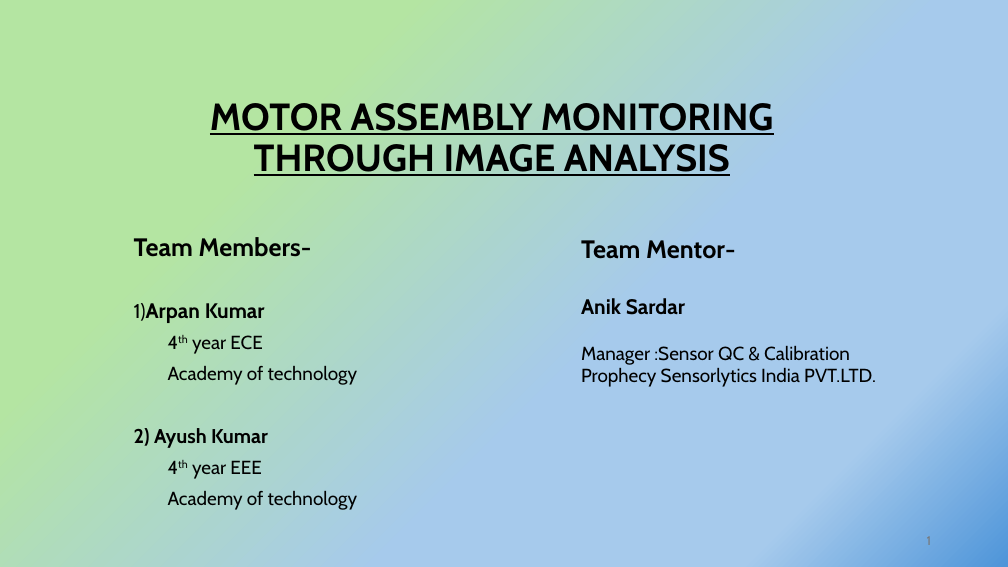
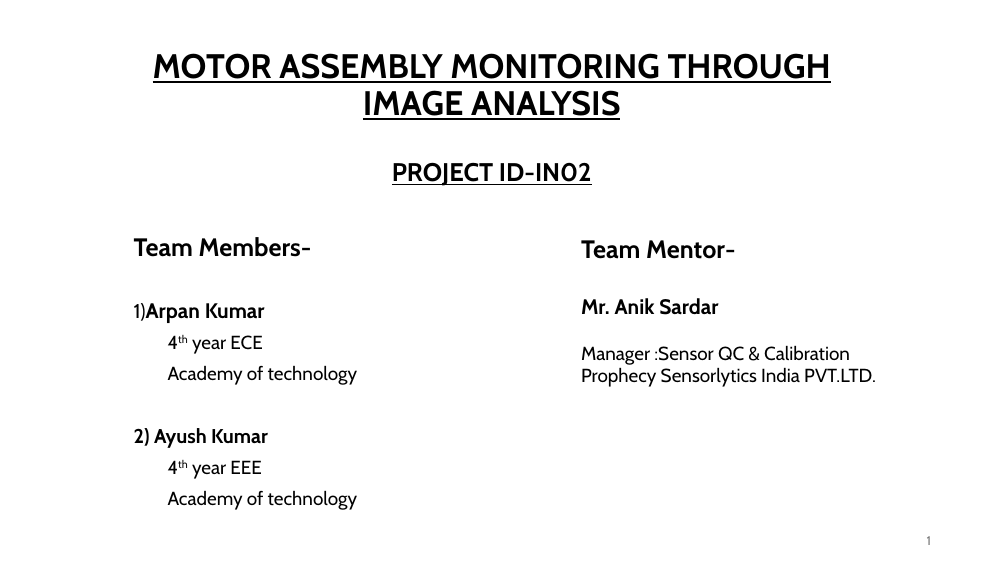
Before and after one commit to arpankumar2520/IDEAS_TIH_Project, a slide deck: slide 1 of MOTOR ASSEMBLY MONITORING THROUGH IMAGE ANALYSIS.pptx. Drawn at 1008x567 pixels with LibreOffice and Linux fonts; fonts in the diff are those of the drawing; background and template pictures are left out. Boxes give left, top, right and bottom in pixels: in the first picture for what was removed or moved away, otherwise in the second. Text is boxed around its words. In the diff, an @@ line names an element or a change of style, - is before the commit and + after.

```diff
--- a/MOTOR ASSEMBLY MONITORING THROUGH IMAGE ANALYSIS.pptx
+++ b/MOTOR ASSEMBLY MONITORING THROUGH IMAGE ANALYSIS.pptx
@@ background gradient #B4E5A2 to #A6CAEC to #4E95D9 to picture (left out) @@
@@ title at [153,53,831,186]: text changed; size 36 to 32.4 pt @@
-MOTOR ASSEMBLY MONITORING THROUGH IMAGE ANALYSIS
+MOTOR ASSEMBLY MONITORING THROUGH IMAGE ANALYSIS
+PROJECT ID-IN02
@@ text at [581,240,735,315]: text changed; size 24 to 20 pt @@
-Team Mentor- Anik Sardar
+Team Mentor- Mr. Anik Sardar
```
Also in this commit, not shown: 10 other slides changed, 7 slides added, 9 slides removed, 6 other files.
